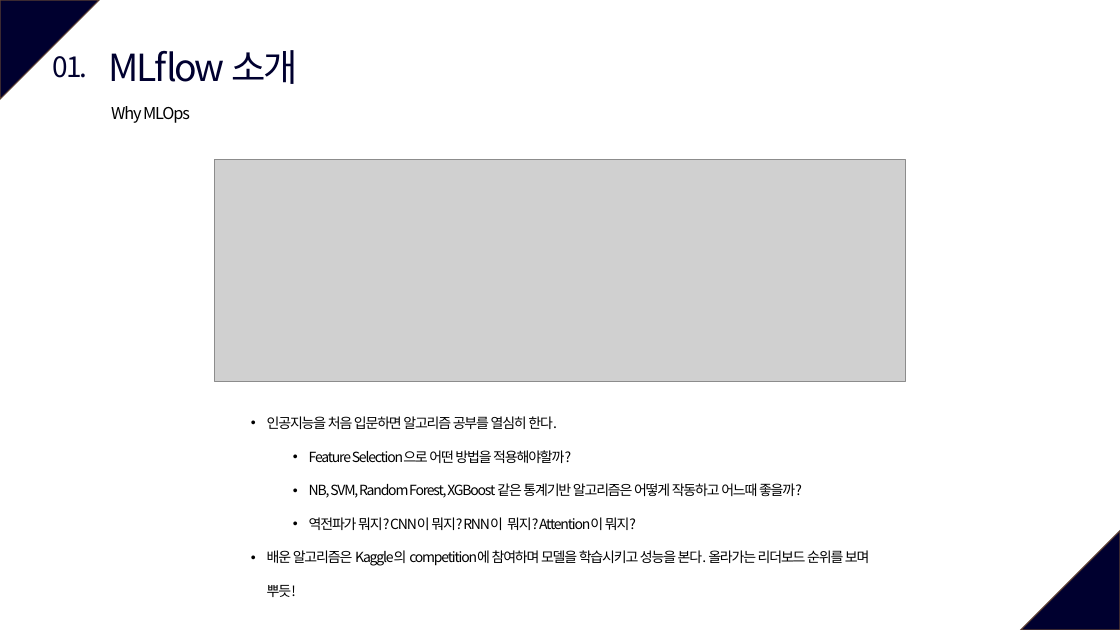
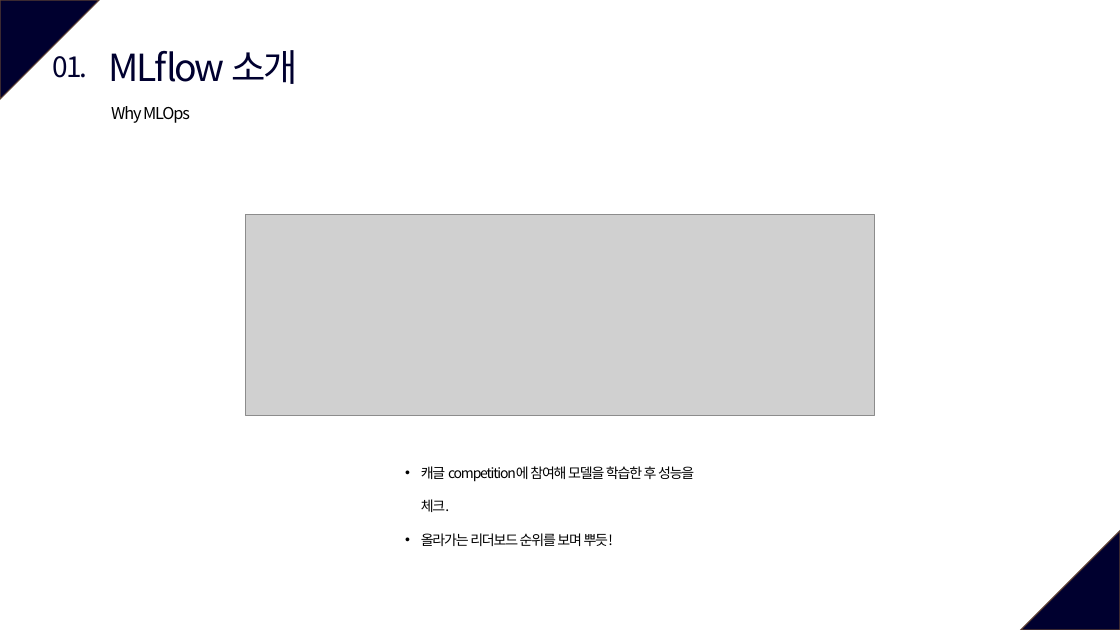
Before and after one commit to vhrehfdl/MLflow_tutorial, a slide deck: slide 3 of MLflow.pptx (slide 2 before the commit). Drawn at 1120x630 pixels with LibreOffice and Linux fonts; fonts in the diff are those of the drawing; grey boxes stand for pictures. Boxes give left, top, right and bottom in pixels: in the first picture for what was removed or moved away, otherwise in the second. Text is boxed around its words. In the diff, an @@ line names an element or a change of style, - is before the commit and + after.

```diff
--- a/MLflow.pptx
+++ b/MLflow.pptx
@@ picture: place and size @@
-picture at (214, 160, 906, 381)
+picture at (245, 214, 875, 416)
@@ text at (421, 466, 694, 546): text changed @@
-• 인공지능을 처음 입문하면 알고리즘 공부를 열심히 한다.
-  • Feature Selection으로 어떤 방법을 적용해야할까?
-  • NB, SVM, Random Forest, XGBoost 같은 통계기반 알고리즘은 어떻게 작동하고 어느때 좋을까?
-  • 역전파가 뭐지? CNN이 뭐지? RNN이 뭐지? Attention이 뭐지?
-• 배운 알고리즘은 Kaggle의 competition에 참여하며 모델을 학습시키고 성능을 본다. 올라가는 리더보드 순위를 보며 뿌듯!
+• 캐글 competition에 참여해 모델을 학습한 후 성능을 체크.
+• 올라가는 리더보드 순위를 보며 뿌듯!
```
Also in this commit, not shown: 5 other slides changed, 12 slides added, 47 other files.
